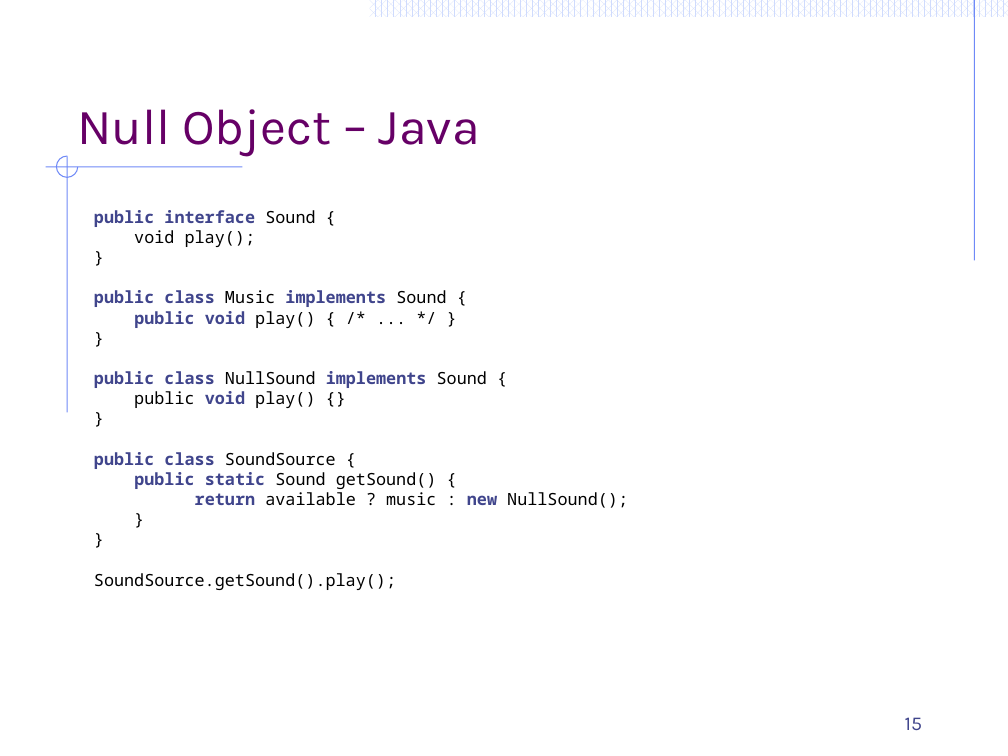
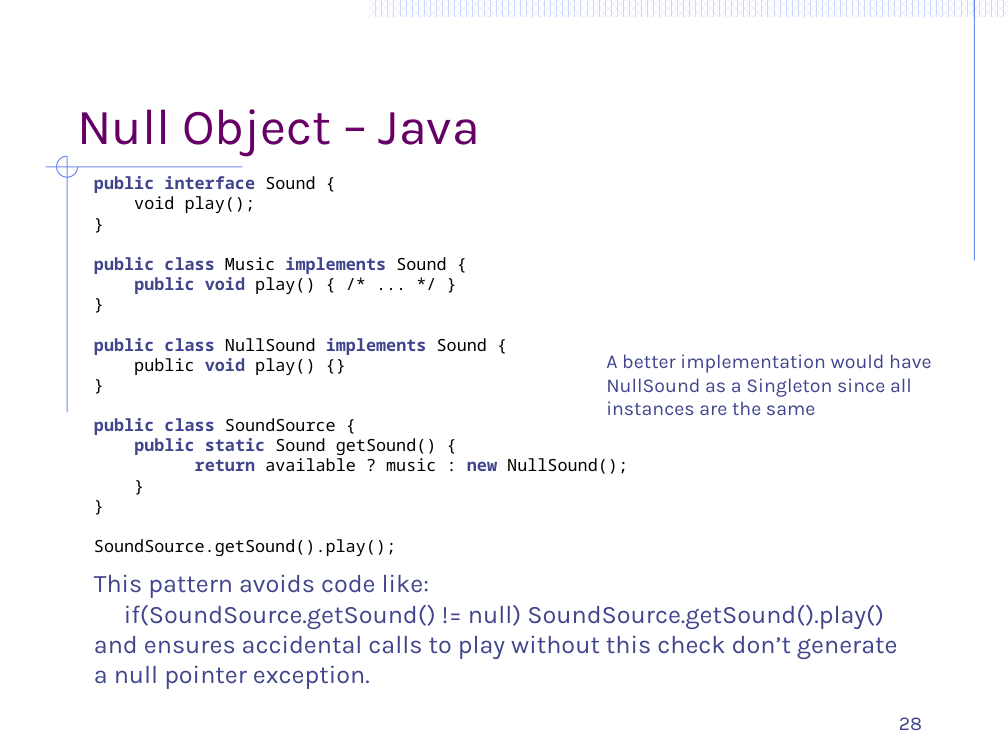
Before and after one commit to ArchitectingSoftware/CS575-SoftwareDesign, a slide deck: slide 28 of Lectures/M7-FunctionalDesignPatterns.pptx (slide 15 before the commit). Drawn at 1008x756 pixels with LibreOffice and Linux fonts; fonts in the diff are those of the drawing. Boxes give left, top, right and bottom in pixels: in the first picture for what was removed or moved away, otherwise in the second. Text is boxed around its words. In the diff, an @@ line names an element or a change of style, - is before the commit and + after.

```diff
--- a/Lectures/M7-FunctionalDesignPatterns.pptx
+++ b/Lectures/M7-FunctionalDesignPatterns.pptx
@@ text "public interface Sound {" moved from (x1=94, y1=210, x2=628, y2=590) to (x1=94, y1=176, x2=628, y2=556) @@
@@ text added at (x1=606, y1=354, x2=932, y2=415), 14 pt, text #40458C @@
+A better implementation would have NullSound as a Singleton since all instances are the same
@@ text added at (x1=94, y1=574, x2=898, y2=689), 18 pt, text #40458C @@
+This pattern avoids code like:
+if(SoundSource.getSound() != null) SoundSource.getSound().play()
+and ensures accidental calls to play without this check don’t generate a null pointer exception.
@@ page number at (x1=899, y1=717, x2=922, y2=730): text changed @@
-15
+28
```
Also in this commit, not shown: 13 other slides changed, 27 slides added, 25 slides removed, 3 other files.
